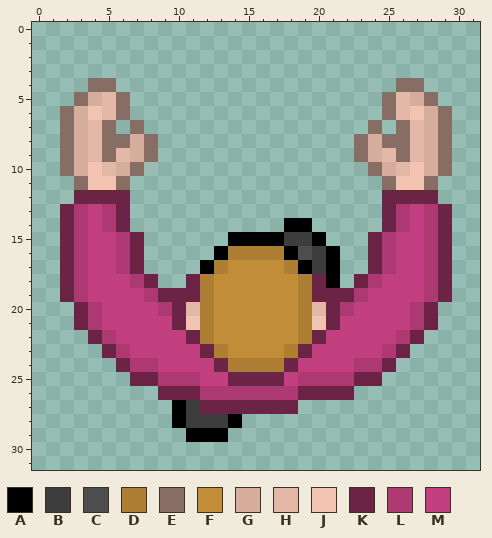
Pixel-art sprite, stored at Zombreach.gmx/sprites/images/Character1_0.png. This is how it looked before the edit.
The file is 32x32 pixels.
Palette (. is transparent): A #000000  B #3d3d3d  C #4d4d4d  D #ad7e34  E #876d64  F #c18d38  G #d6ac9c  H #e2b7a5  J #f2c3b0  K #6b2346  L #ad3973  M #c13f7e
New version:
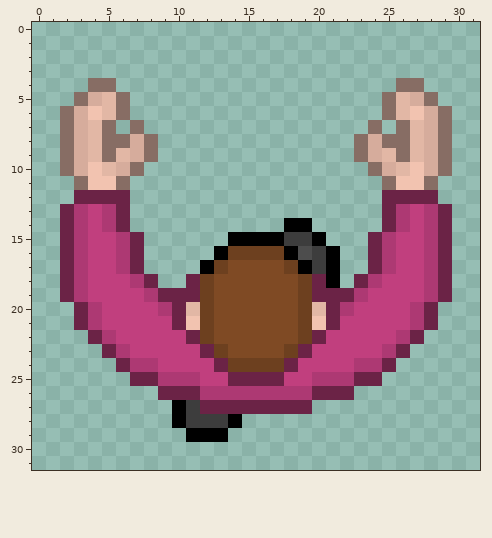
Changes in this commit:
colour D: #ad7e34 -> #6d401f
colour F: #c18d38 -> #7f4a24
y 25: x 19 L -> M
y 26: x 19 K -> L
y 27: x 19 . -> K
Changed places in both pictures, as pixel boxes (x1, y1, x2, y2):
changed: (200, 246, 312, 414)
